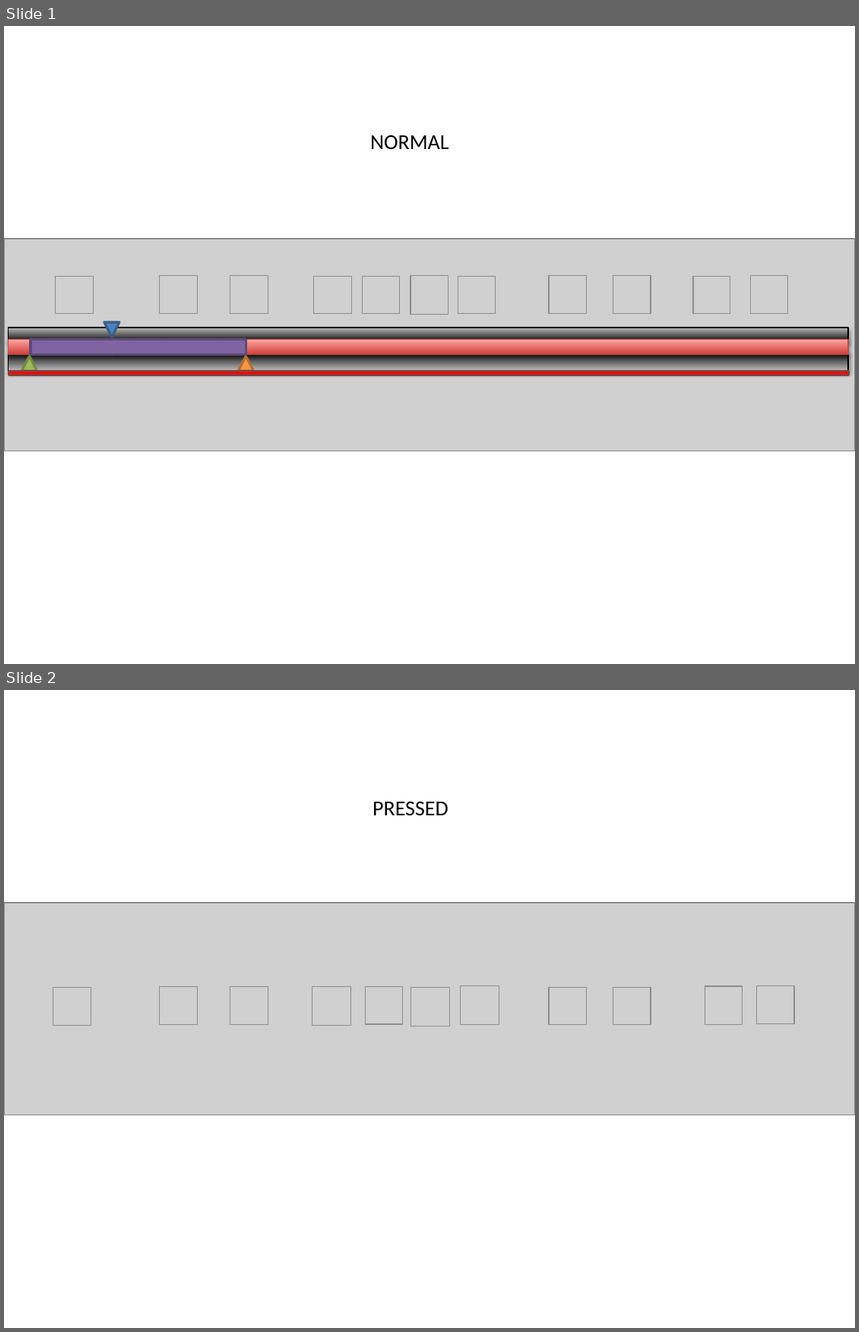
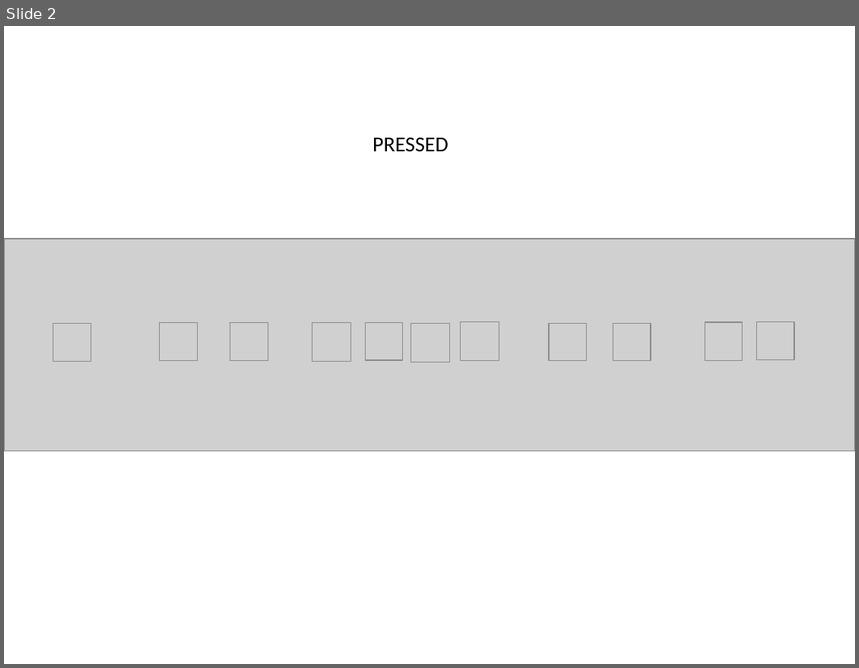
Before and after one commit to etayki/heyDude, a slide deck: GraphicDesign.pptx. Shown one above the other, each under a label of ours: slides 1 and 2 before the commit, slide 2 after it. The pictures are 859x1332 and 859x668 pixels, drawn with LibreOffice and Linux fonts; fonts in the diff are those of the drawing; grey boxes stand for pictures. Boxes give left, top, right and bottom in pixels: in the first picture for what was removed or moved away, otherwise in the second. Text is boxed around its words. In the diff, an @@ line names an element or a change of style, - is before the commit and + after.

```diff
--- a/GraphicDesign.pptx
+++ b/GraphicDesign.pptx
@@ slide 1 removed at box(4, 26, 855, 664), background #FFFFFF @@
@@ text removed at box(370, 135, 449, 150) @@
-NORMAL
@@ picture removed at box(4, 239, 855, 452) @@
@@ picture removed at box(56, 276, 94, 314) @@
@@ picture removed at box(160, 275, 198, 314) @@
@@ picture removed at box(230, 275, 268, 314) @@
@@ picture removed at box(314, 276, 351, 314) @@
@@ picture removed at box(363, 276, 400, 314) @@
@@ picture removed at box(411, 276, 449, 314) @@
@@ picture removed at box(411, 275, 449, 314) @@
@@ picture removed at box(458, 276, 495, 314) @@
@@ picture removed at box(549, 276, 586, 314) @@
@@ picture removed at box(614, 276, 651, 314) @@
@@ picture removed at box(693, 276, 730, 314) @@
@@ picture removed at box(750, 275, 788, 314) @@
@@ rectangle removed at box(9, 328, 848, 343) @@
@@ rectangle removed at box(9, 339, 848, 354) @@
@@ rectangle removed at box(31, 339, 246, 354) @@
@@ triangle removed at box(104, 322, 120, 337) @@
@@ line removed from (117, 339) to (117, 354) @@
@@ rectangle removed at box(9, 352, 848, 372) @@
@@ triangle removed at box(22, 357, 37, 371) @@
@@ triangle removed at box(238, 357, 253, 371) @@
@@ rectangle removed at box(9, 371, 849, 375) @@
```
Also in this commit, not shown: 1 slide changed, 1 slide added.
